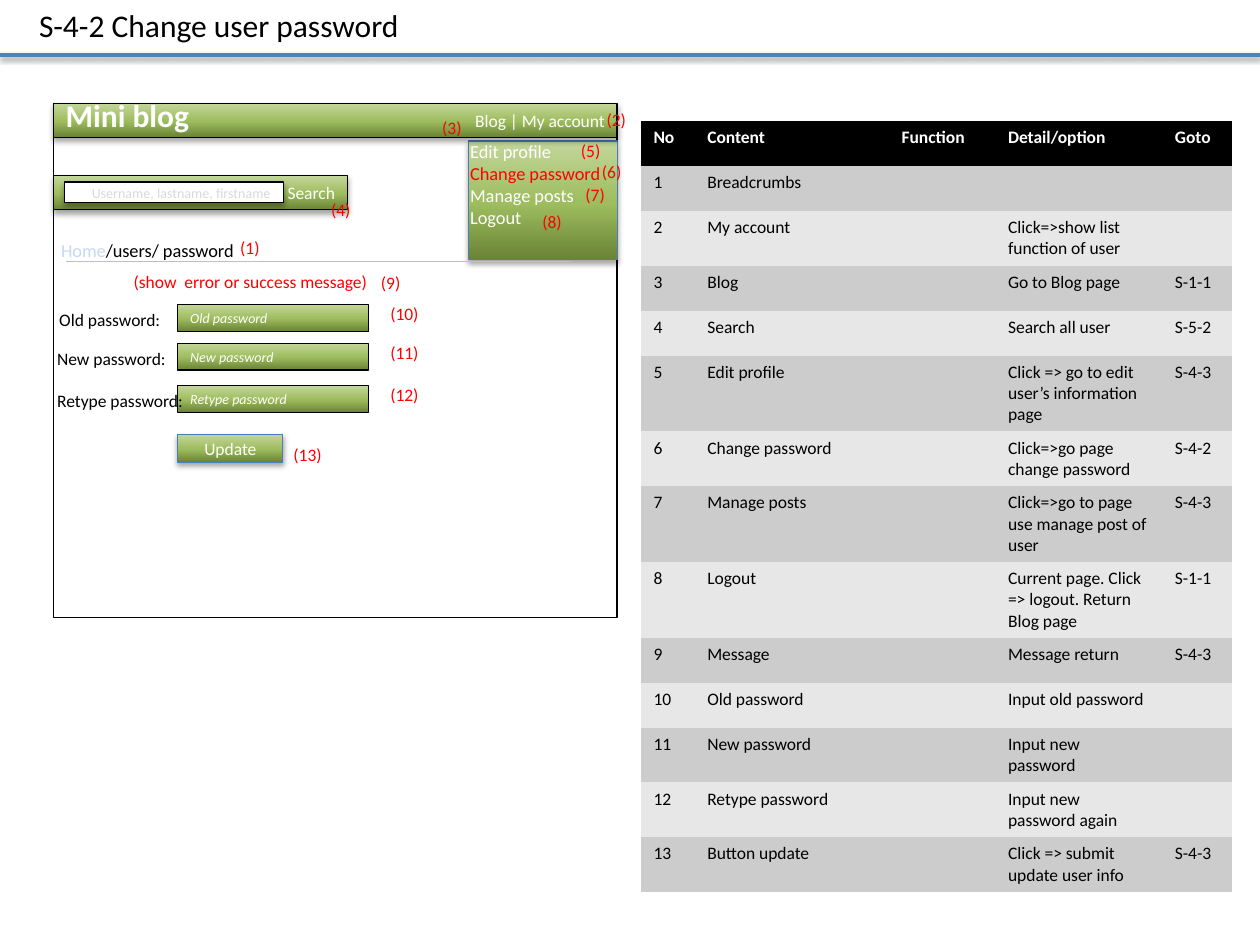
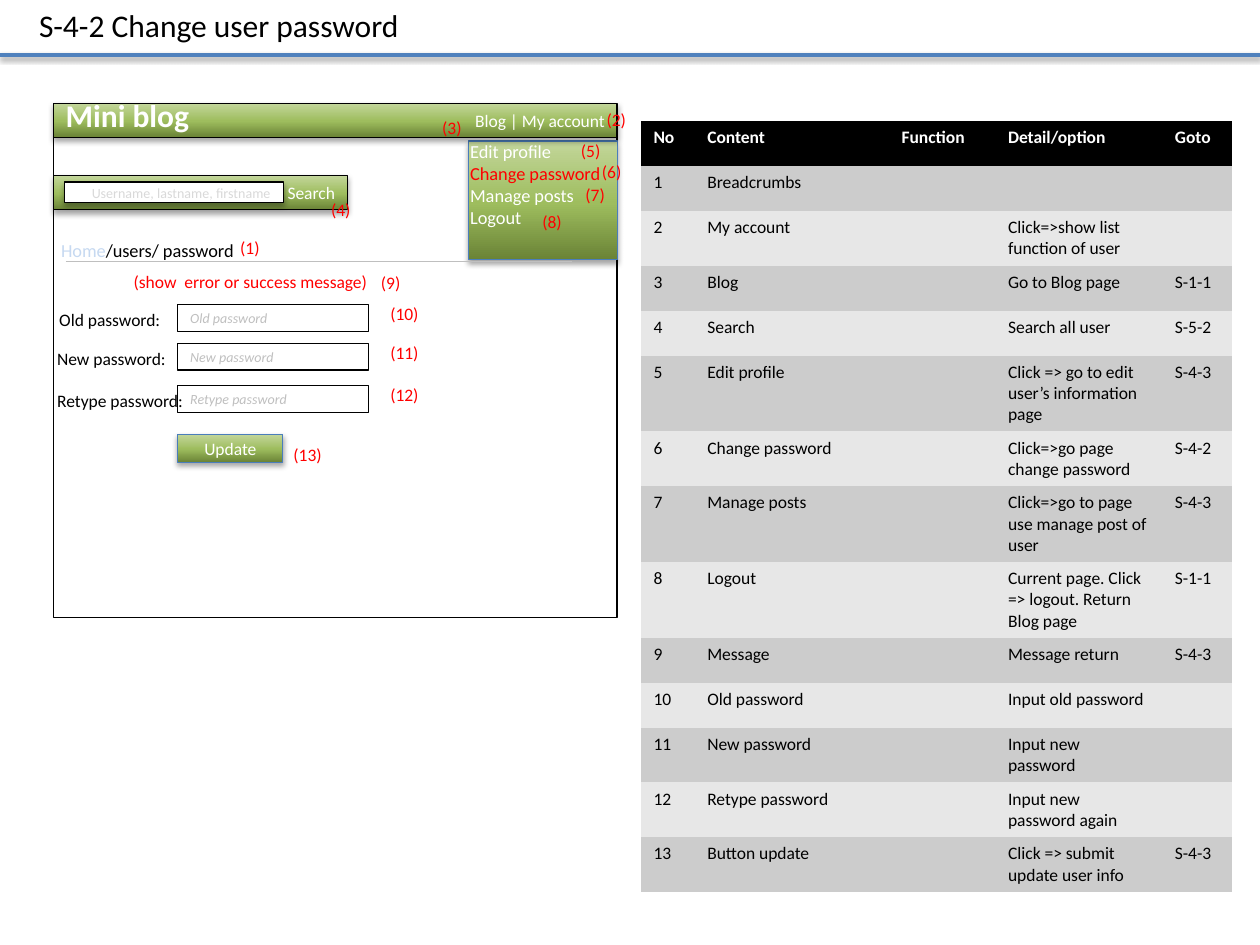
Before and after one commit to Mulodo-PHP-Training/miniblog-lam.vy, a slide deck: slide 9 of doc/frontend/wireframe/TRN-MiniBlog_WireframeDesign_LAMVY.pptx. Drawn at 1260x945 pixels with LibreOffice and Linux fonts; fonts in the diff are those of the drawing. Boxes give left, top, right and bottom in pixels: in the first picture for what was removed or moved away, otherwise in the second. Text is boxed around its words. In the diff, an @@ line names an element or a change of style, - is before the commit and + after.

Commit message:
update wireframe design

```diff
--- a/doc/frontend/wireframe/TRN-MiniBlog_WireframeDesign_LAMVY.pptx
+++ b/doc/frontend/wireframe/TRN-MiniBlog_WireframeDesign_LAMVY.pptx
@@ text colour #FFFFFF to #BFBFBF; fill gradient #6A8336 to #9EBD5E to #C3D69B to none in 3 elements at box(178, 305, 368, 331), box(178, 344, 368, 370), box(178, 386, 368, 412) @@
```
Also in this commit, not shown: 16 other slides changed.
